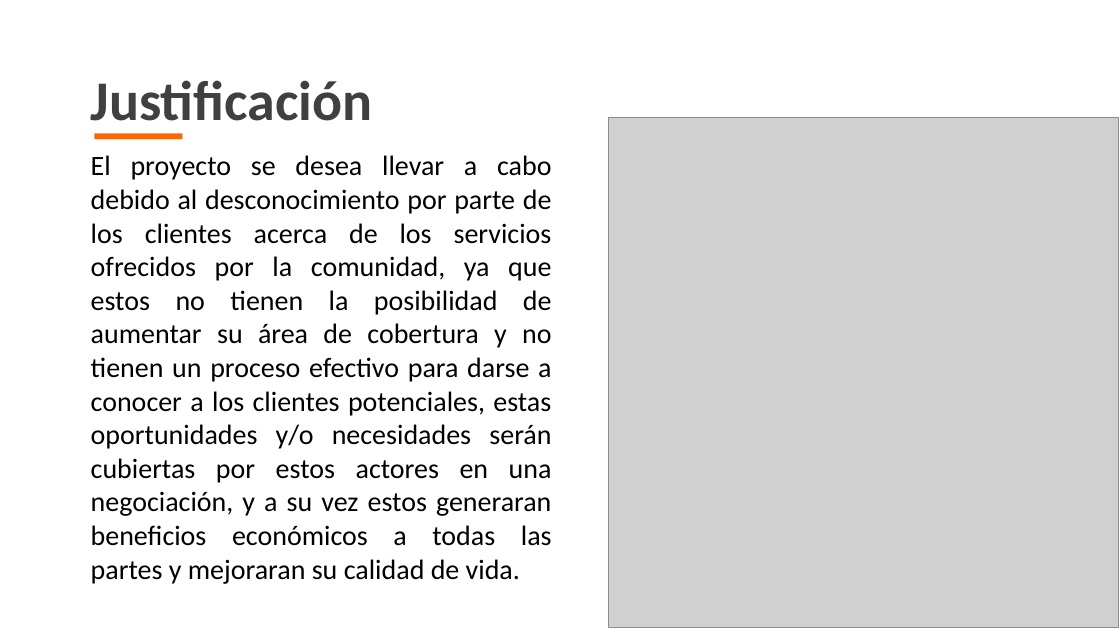
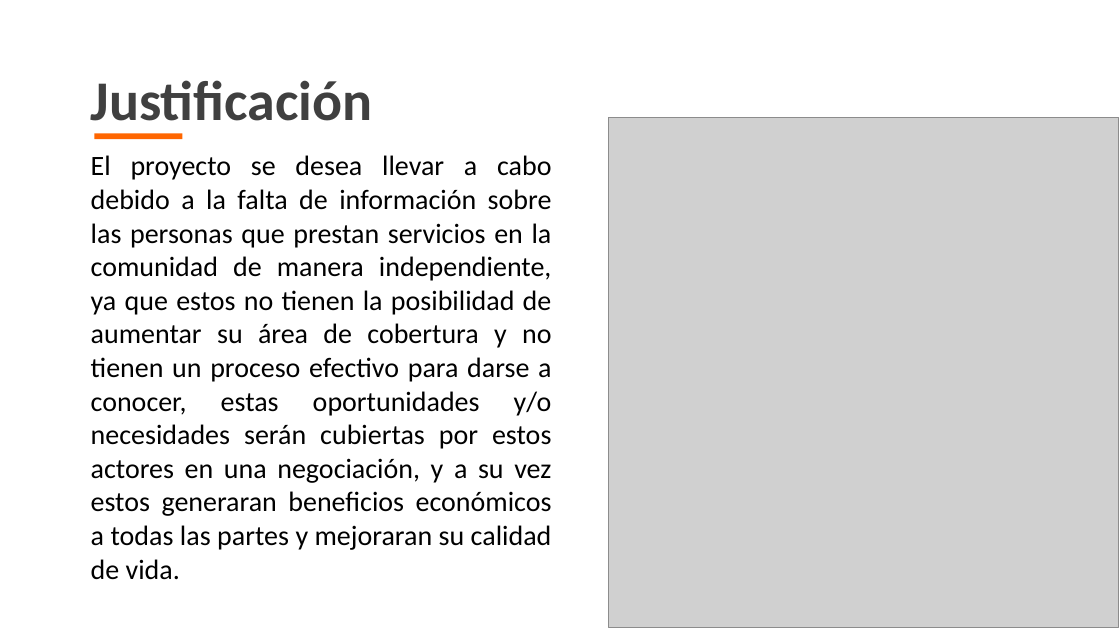
Before and after one commit to yeseniaquejada/SERVICE_MARKET, a slide deck: slide 4 of PROYECTO FORMATIVO.pptx. Drawn at 1120x630 pixels with LibreOffice and Linux fonts; fonts in the diff are those of the drawing; grey boxes stand for pictures; background and template pictures are left out. Boxes give left, top, right and bottom in pixels: in the first picture for what was removed or moved away, otherwise in the second. Text is boxed around its words. In the diff, an @@ line names an element or a change of style, - is before the commit and + after.

Commit message:
Actualización información

```diff
--- a/PROYECTO FORMATIVO.pptx
+++ b/PROYECTO FORMATIVO.pptx
@@ text at box(91, 155, 552, 580): text changed @@
-El proyecto se desea llevar a cabo debido al desconocimiento por parte de los clientes acerca de los servicios ofrecidos por la comunidad, ya que estos no tienen la posibilidad de aumentar su área de cobertura y no tienen un proceso efectivo para darse a conocer a los clientes potenciales, estas oportunidades y/o necesidades serán cubiertas por estos actores en una negociación, y a su vez estos generaran beneficios económicos a todas las partes y mejoraran su calidad de vida.
+El proyecto se desea llevar a cabo debido a la falta de información sobre las personas que prestan servicios en la comunidad de manera independiente, ya que estos no tienen la posibilidad de aumentar su área de cobertura y no tienen un proceso efectivo para darse a conocer, estas oportunidades y/o necesidades serán cubiertas por estos actores en una negociación, y a su vez estos generaran beneficios económicos a todas las partes y mejoraran su calidad de vida.
```
Also in this commit, not shown: 9 other slides changed, 41 other files.
